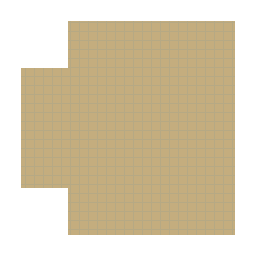
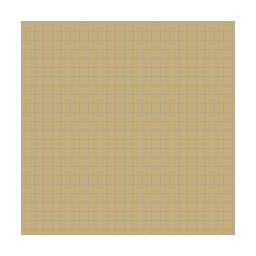
Before/after of a 256 x 256 layered artwork. What changed in the layer stack:
added layer "Layer 8" above "Background" over [21, 21, 68, 235]
